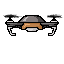
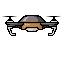
Two versions of the same layered image (64×64). Layer-by-layer changes:
added layer "Layer 6" above "Layer 4" over [2, 16, 61, 17]
painted on "Layer 4" over [3, 14, 63, 19]
